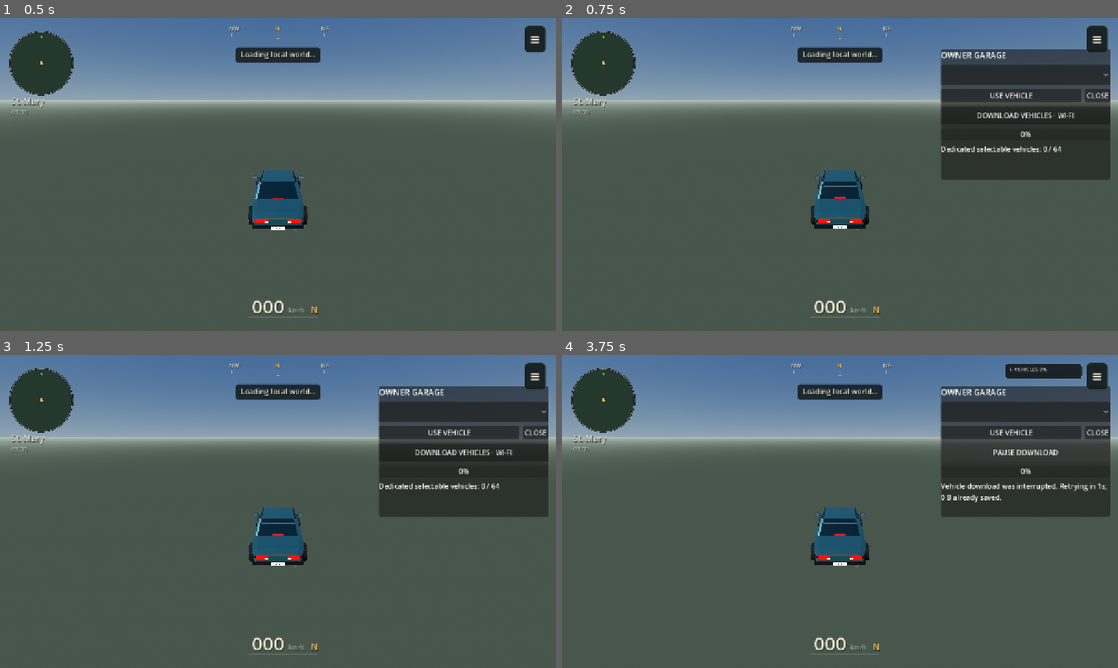
Above: before the commit, frames 1-4 (two rows, left to right).
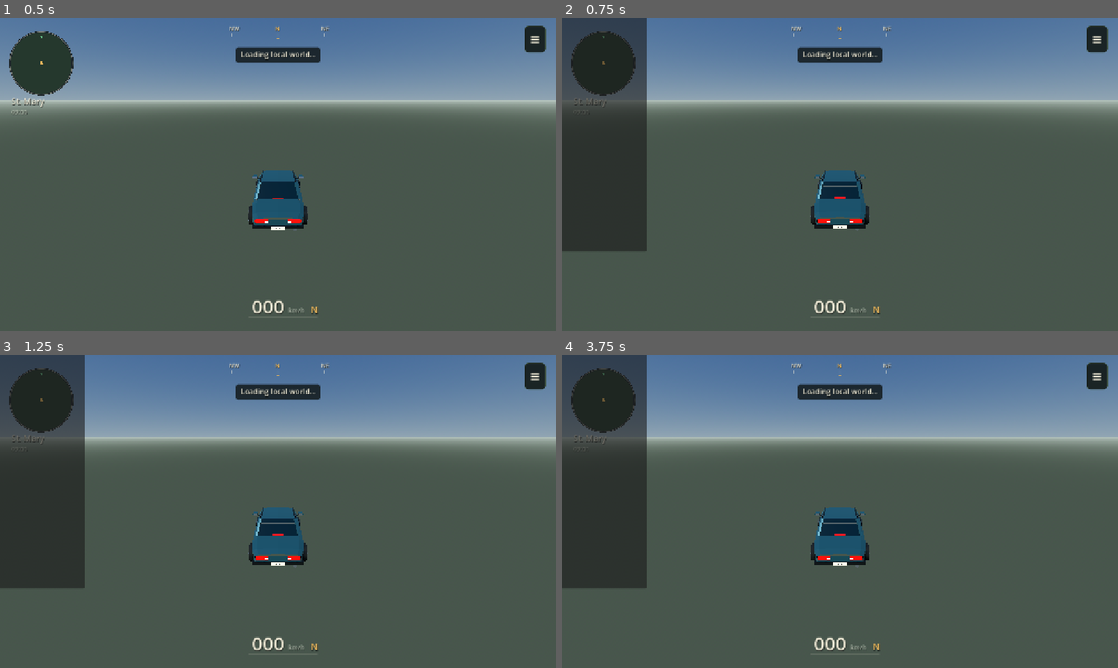
Above: after the commit, the same moments.

Repository: rell28194-rgb/yardman
Game: Godot game, scene res://main.tscn
Same seed, same stepped clock (60 frames per second), same inputs: the game is played once before the commit and once after it.
Inputs (mouse positions are in pixels of both pictures, inside the frame that each line leads up to):
- Up to frame 1 (0.5 s): no input
- Up to frame 2 (0.75 s): tap Enter (ym_garage_confirm) at 0.5 s; move the mouse to (962, 158) at 0.52 s; hold Right (ui_right) from 0.53 s (still down); hold G (ym_garage) from 0.53 s (still down); click (962, 158) at 0.67 s
- Up to frame 3 (1.25 s): keep holding Right (ui_right); keep holding G (ym_garage)
- Up to frame 4 (3.75 s): release Right (ui_right) at 1.25 s; release G (ym_garage) at 1.25 s; click "≡" at 1.25 s; click (1012, 433) at 2 s, where only the run before the commit has a clickable "USE VEHICLE"; click (1023, 411) at 2.77 s; click (1023, 452) at 3.5 s, where only the run before the commit has a clickable "DOWNLOAD VEHICLES · WI-FI"

Frame 1 is identical in both runs. In frame 2, 22% of the frame differs, in the area x 0-99%, y 0-75%; in frame 3, 22%; in frame 4, 23%.

Commit message:
garage: keep vehicle preview clear of controls

Diff:
--- a/godot/scripts/beta1_mechanic_garage_preview_runtime.gd
+++ b/godot/scripts/beta1_mechanic_garage_preview_runtime.gd
@@ -11,7 +11,9 @@
 const FleetModel = preload("res://scripts/fleet_vehicle_model.gd")
 const PREVIEW_SIZE := Vector2i(384, 216)
 const PREVIEW_PANEL_SIZE := Vector2(404.0, 256.0)
-const PREVIEW_PANEL_OFFSET := Vector2(-830.0, 72.0)
+const GARAGE_FALLBACK_SIZE := Vector2(410.0, 320.0)
+const GARAGE_PREVIEW_GAP := 14.0
+const MIN_SCREEN_MARGIN := 12.0
 const ASSETS := [
     {"file": "garage_tire_changer.glb", "position": Vector3(-2.65, 0.08, 0.15), "yaw": -0.18},
     {"file": "garage_tire_balancer.glb", "position": Vector3(2.60, 0.08, 0.15), "yaw": 0.20},
@@ -78,14 +80,41 @@
     var vehicle_changed := false
     if requested_visible and _built:
         vehicle_changed = _sync_vehicle_preview()
-    var can_show := requested_visible and _built and (_asset_count > 0 or _vehicle_loaded)
-    if _preview_panel != null and is_instance_valid(_preview_panel):
-        _preview_panel.visible = can_show
+    var preview_content_available := _built and (_asset_count > 0 or _vehicle_loaded)
+    var can_show := _apply_layout(requested_visible, preview_content_available)
     if can_show and (not _was_visible or vehicle_changed) and _viewport != null:
         _viewport.render_target_update_mode = SubViewport.UPDATE_ONCE
     elif not can_show and _viewport != null:
         _viewport.render_target_update_mode = SubViewport.UPDATE_DISABLED
     _was_visible = can_show
+
+func _apply_layout(garage_visible: bool, preview_available: bool) -> bool:
+    if _garage_panel == null or not is_instance_valid(_garage_panel):
+        return false
+    _garage_panel.set_anchors_preset(Control.PRESET_CENTER)
+    var garage_size := _garage_panel.size
+    if garage_size.x < 100.0 or garage_size.y < 100.0:
+        garage_size = GARAGE_FALLBACK_SIZE
+        _garage_panel.size = garage_size
+    if not garage_visible:
+        _garage_panel.position = -garage_size * 0.5
+        if _preview_panel != null and is_instance_valid(_preview_panel):
+            _preview_panel.visible = false
+        return false
+    if not preview_available or _preview_panel == null or not is_instance_valid(_preview_panel):
+        _garage_panel.position = -garage_size * 0.5
+        if _preview_panel != null and is_instance_valid(_preview_panel):
+            _preview_panel.visible = false
+        return false
+
+    var viewport_size := get_viewport().get_visible_rect().size
+    var layout := paired_layout(viewport_size, garage_size, PREVIEW_PANEL_SIZE)
+    _garage_panel.position = layout.garage_position
+    _preview_panel.set_anchors_preset(Control.PRESET_CENTER)
+    _preview_panel.size = PREVIEW_PANEL_SIZE
+    _preview_panel.position = layout.preview_position
+    _preview_panel.visible = bool(layout.paired)
+    return bool(layout.paired)
 
 func _build_preview() -> void:
     if _built:
@@ -161,9 +190,9 @@
 
     _preview_panel = PanelContainer.new()
     _preview_panel.name = "MechanicGaragePreview"
-    _preview_panel.set_anchors_preset(Control.PRESET_TOP_RIGHT)
-    _preview_panel.position = PREVIEW_PANEL_OFFSET
+    _preview_panel.set_anchors_preset(Control.PRESET_CENTER)
     _preview_panel.size = PREVIEW_PANEL_SIZE
+    _preview_panel.position = -PREVIEW_PANEL_SIZE * 0.5
     _preview_panel.mouse_filter = Control.MOUSE_FILTER_IGNORE
     _preview_panel.visible = false
     _garage.add_child(_preview_panel)
@@ -307,6 +336,27 @@
         return 1.0
     return clampf(4.2 / extent, 0.38, 1.0)
 
+static func paired_layout(viewport_size: Vector2, garage_size: Vector2,
+        preview_size: Vector2 = PREVIEW_PANEL_SIZE) -> Dictionary:
+    var safe_viewport := Vector2(maxf(viewport_size.x, 0.0), maxf(viewport_size.y, 0.0))
+    var safe_garage := Vector2(maxf(garage_size.x, 0.0), maxf(garage_size.y, 0.0))
+    var safe_preview := Vector2(maxf(preview_size.x, 0.0), maxf(preview_size.y, 0.0))
+    var total_width := safe_preview.x + GARAGE_PREVIEW_GAP + safe_garage.x
+    var can_pair := safe_viewport.x >= total_width + MIN_SCREEN_MARGIN * 2.0 \
+        and safe_viewport.y >= maxf(safe_preview.y, safe_garage.y) + MIN_SCREEN_MARGIN * 2.0
+    if not can_pair:
+        return {
+            "paired": false,
+            "preview_position": Vector2.ZERO,
+            "garage_position": -safe_garage * 0.5,
+        }
+    var start_x := -total_width * 0.5
+    return {
+        "paired": true,
+        "preview_position": Vector2(start_x, -safe_preview.y * 0.5),
+        "garage_position": Vector2(start_x + safe_preview.x + GARAGE_PREVIEW_GAP, -safe_garage.y * 0.5),
+    }
+
 static func _flat_material(color: Color, roughness: float) -> StandardMaterial3D:
     var material := StandardMaterial3D.new()
     material.albedo_color = color
@@ -333,6 +383,11 @@
         "vehicle_render_trigger": "selection-change",
         "max_vehicle_models": 1,
         "fleet_source": "/root/VehicleGarage",
+        "layout_mode": "responsive-side-by-side",
+        "overlap_controls": false,
+        "narrow_screen_fallback": "hide-preview-keep-garage",
+        "layout_gap_px": GARAGE_PREVIEW_GAP,
+        "min_screen_margin_px": MIN_SCREEN_MARGIN,
         "jamaica_world_placement": false,
         "continuous_rendering": false,
         "physics": false,
